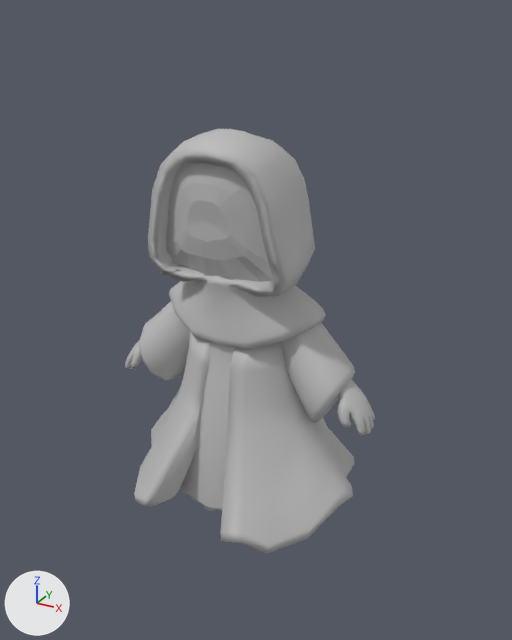
An edit to the FBX model Aestro_FightClubArena/Assets/Animations/ANIMS_MageWithMesh_Blockouts.fbx, drawn before and after from the same camera.
Both versions are drawn from a 50 mm camera at (1.01, -1.766, 1.595) aimed at (0.096, -0.105, 0.765). The lights are fixed; the arrows at lower left show +X, +Y and +Z. Where no turn or scale is listed for an object, it has been applied to the vertices.

The first picture shows 'MageCharacter.001'.
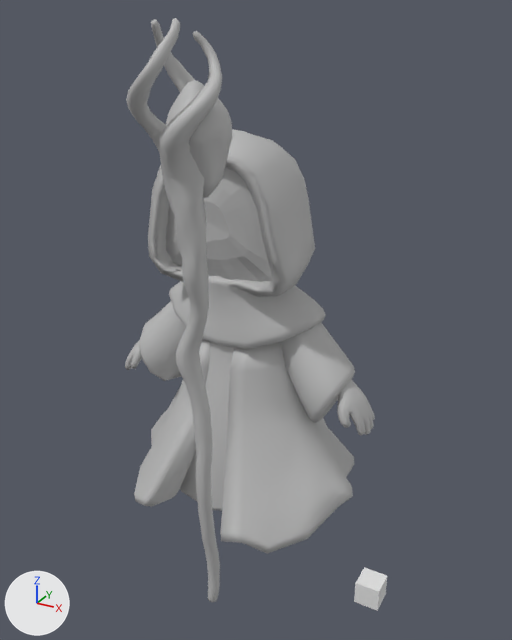
Patch to the scene script:
```diff
--- a/Aestro_FightClubArena/Assets/Animations/ANIMS_MageWithMesh_Blockouts.fbx.py
+++ b/Aestro_FightClubArena/Assets/Animations/ANIMS_MageWithMesh_Blockouts.fbx.py
@@ mat_lambert1 @@
+mat_lambert1 = principled_material('lambert1')
+mat_lambert1.base_color = (0.5, 0.5, 0.5)  # grey #bcbcbc
+mat_lambert1.roughness = 0.553
@@ mat_lambert2 @@
+mat_lambert2 = principled_material('lambert2')
+mat_lambert2.base_color = (0.5, 0.5, 0.5)  # grey #bcbcbc
+mat_lambert2.roughness = 0.553
@@ me_mesh_002 @@
+me_mesh_002.from_pydata(...)  # 936 vertices, 934 faces; spans x -0.1..0.08, y -0.14..0.07, z 0.01..1.54
+me_mesh_002.materials.append(mat_lambert1)  # grey #bcbcbc
@@ me_cube @@
+me_cube.from_pydata(...)  # a box spanning x -0.037..0.037, y -0.037..0.037, z -0.037..0.037
@@ me_mesh_001 @@
+me_mesh_001.from_pydata(...)  # 385 vertices, 383 faces; spans x -0.099..0.044, y -0.107..0.036, z 1.295..1.541
+me_mesh_001.materials.append(mat_lambert2)  # grey #bcbcbc
@@ ob_wizard_staff_low @@
+ob_wizard_staff_low = bpy.data.objects.new('Wizard_Staff_low', me_mesh_002)
+ob_wizard_staff_low.location = (0.164, -0.486, 0.04)
@@ ob_cube @@
+ob_cube = bpy.data.objects.new('Cube', me_cube)
+ob_cube.location = (0.522, -0.16, -0.011)
@@ ob_wizard_stone_low @@
+ob_wizard_stone_low = bpy.data.objects.new('Wizard_Stone_low', me_mesh_001)
+ob_wizard_stone_low.location = (0.189, -0.441, -0.082)
```

Changed parts and their boxes [x1, y1, x2, y2] in the pictures (512 x 640 px):
'Wizard_Staff_low', added: after [126, 18, 222, 602]
'Wizard_Stone_low', added: after [166, 80, 232, 198]
'Cube', added: after [354, 567, 387, 611]
